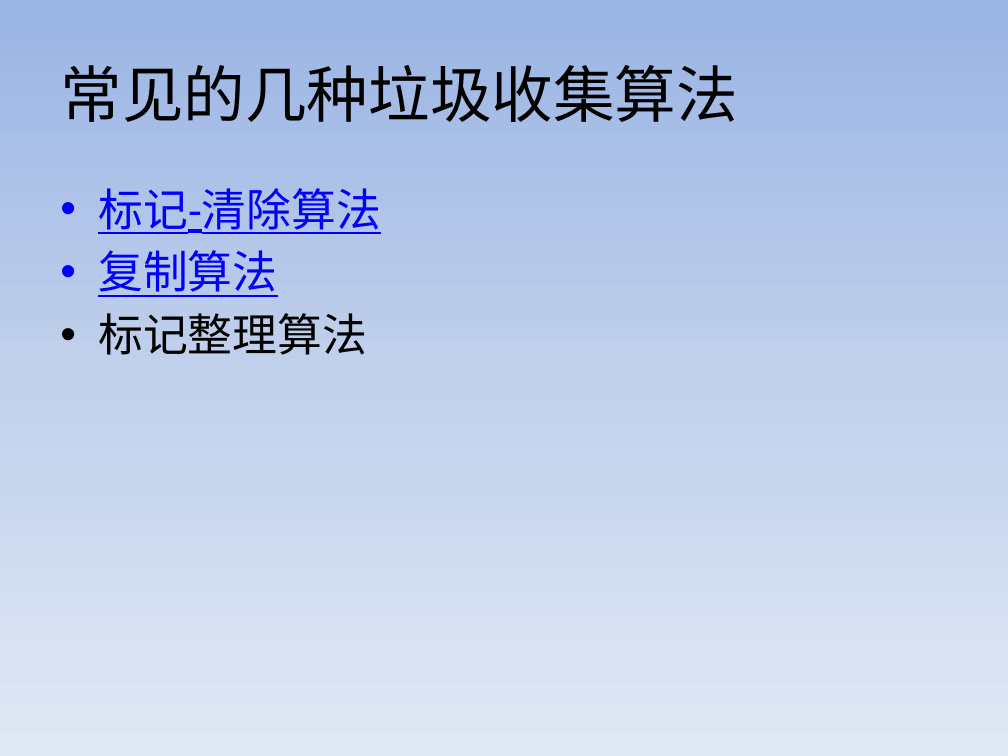
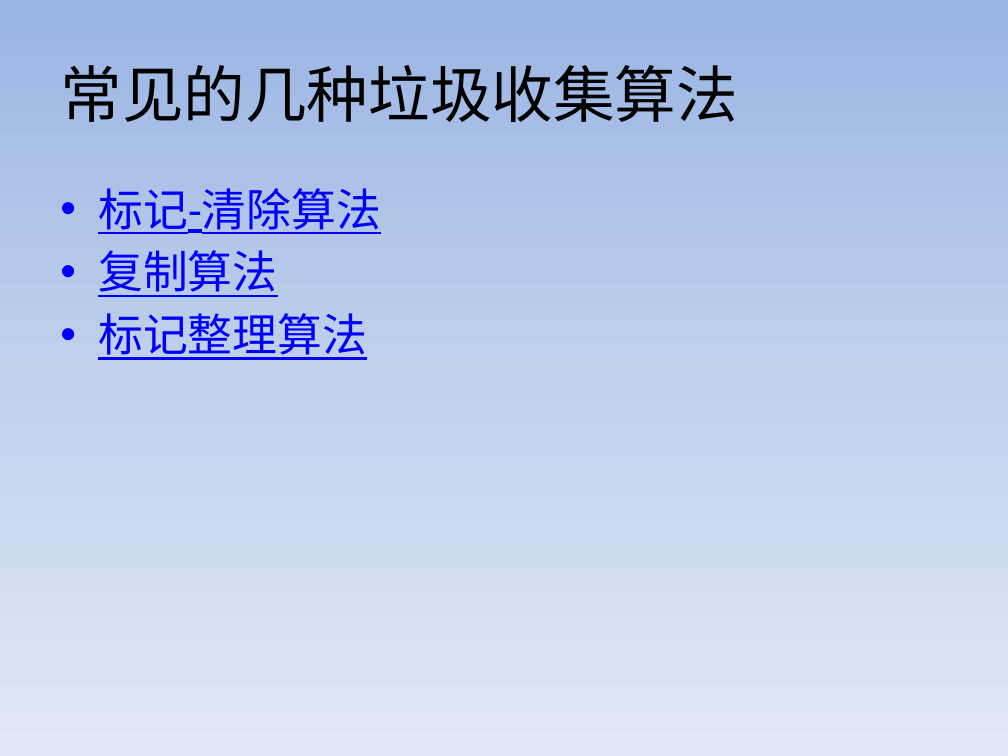
Before and after one commit to Aissue/myLearn, a slide deck: slide 3 of aboutGC/src/files/GC.pptx. Drawn at 1008x756 pixels with LibreOffice and Linux fonts; fonts in the diff are those of the drawing. Boxes give left, top, right and bottom in pixels: in the first picture for what was removed or moved away, otherwise in the second. Text is boxed around its words. In the diff, an @@ line names an element or a change of style, - is before the commit and + after.

```diff
--- a/aboutGC/src/files/GC.pptx
+++ b/aboutGC/src/files/GC.pptx
@@ text at (x1=98, y1=313, x2=367, y2=360): text colour #000000 to #0000FF, underline on in "标记整理算法" @@
```
Also in this commit, not shown: 2 other slides changed, 1 slide added, 1 other file.
